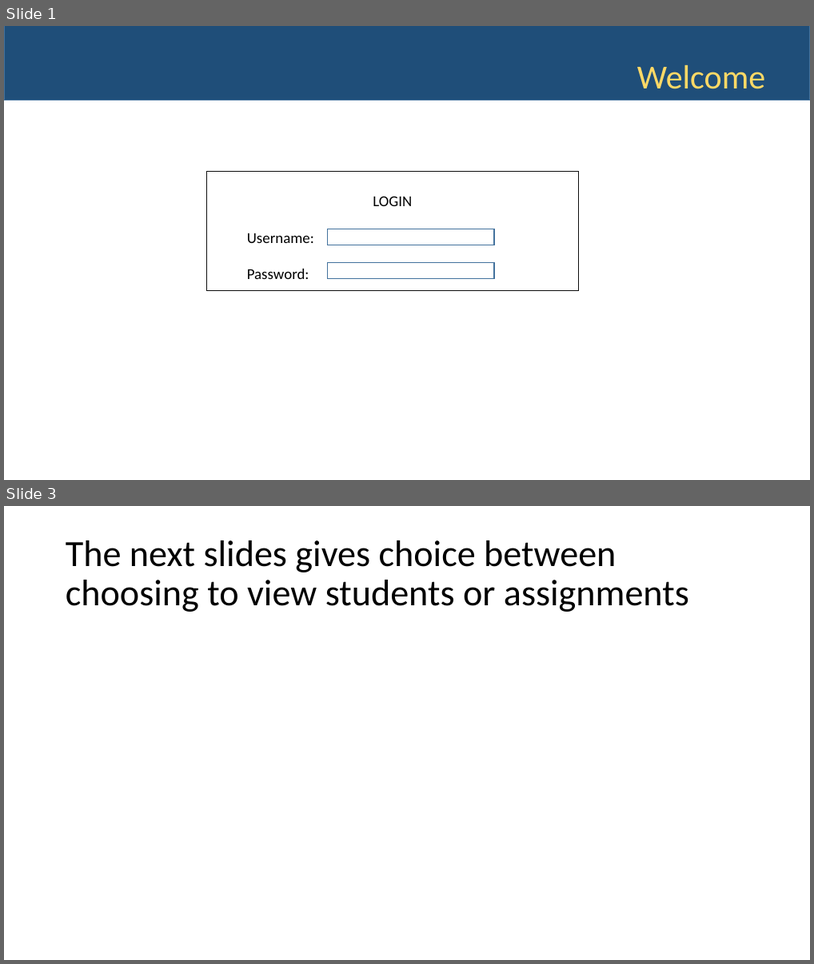
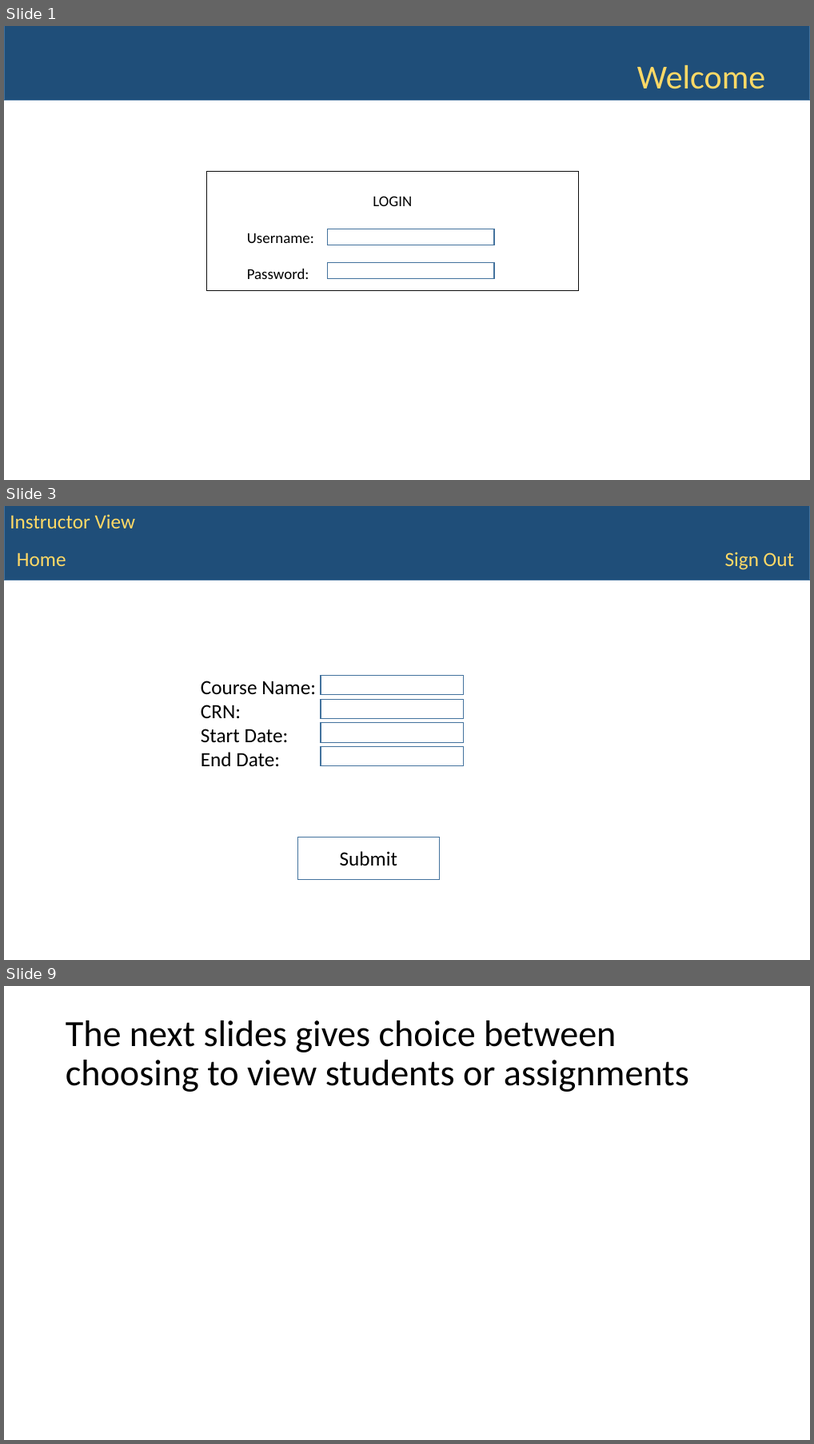
Before and after one commit to WVUP/Spring-2015, a slide deck: Assignments/Gradebook App PowerPont/Courtney Linville/Gradebook.pptx. Shown one above the other, each under a label of ours: slides 1 and 3 before the commit, slides 1, 3 and 9 after it; the slides between them are not shown. The pictures are 814x964 and 814x1444 pixels, drawn with LibreOffice and Linux fonts; fonts in the diff are those of the drawing. Boxes give left, top, right and bottom in pixels: in the first picture for what was removed or moved away, otherwise in the second. Text is boxed around its words. In the diff, an @@ line names an element or a change of style, - is before the commit and + after.

```diff
--- a/Assignments/Gradebook App PowerPont/Courtney Linville/Gradebook.pptx
+++ b/Assignments/Gradebook App PowerPont/Courtney Linville/Gradebook.pptx
@@ slide 3 added at [4,506,810,960], background #FFFFFF @@
@@ rectangle added at [4,506,810,580], fill #1F4E79, outline #43739E 1 pt @@
@@ text added at [10,514,135,528], 24 pt, text #FFD966 @@
+Instructor View
@@ text added at [17,552,66,566], 24 pt, text #FFD966 @@
+Home
@@ text added at [726,552,794,570], 24 pt, text #FFD966 @@
+Sign Out
@@ text added at [201,680,316,766], 24 pt, text #000000 @@
+Course Name:
+CRN:
+Start Date:
+End Date:
@@ rectangle added at [321,676,464,695], outline #43739E 1 pt @@
@@ rectangle added at [321,699,464,718], outline #43739E 1 pt @@
@@ rectangle added at [321,723,464,742], outline #43739E 1 pt @@
@@ rectangle added at [321,746,464,765], outline #43739E 1 pt @@
@@ rectangle added at [298,836,440,879], outline #43739E 1 pt @@
@@ text added at [340,851,398,866], 24 pt, text #000000 @@
+Submit
@@ what was slide 3 is now slide 9 @@
```
Also in this commit, not shown: 4 slides changed, 18 other slides added.
